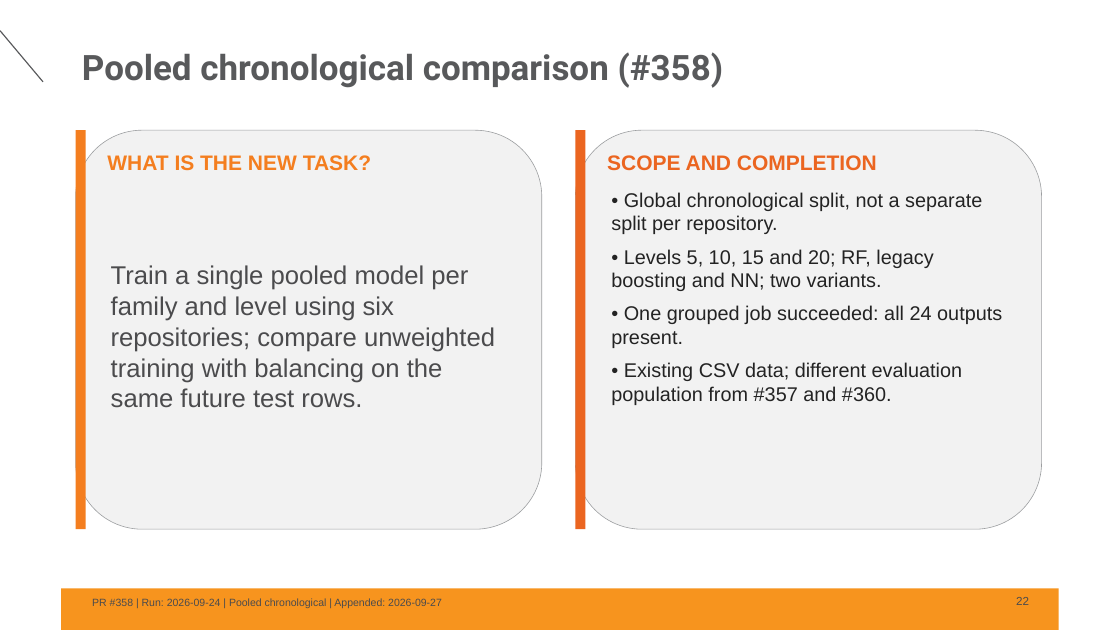
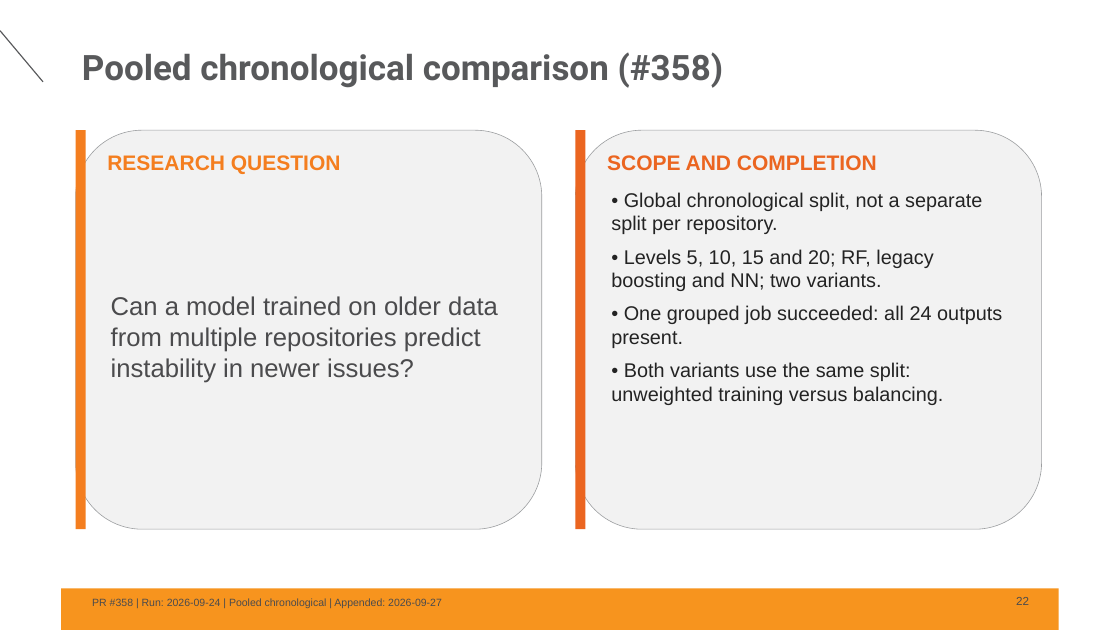
Before and after one commit to yakovelmaleh/Master, a slide deck: slide 22 of Tasks/sprint-data-analysis-summary/results/Master-Sprint-Summary-2026-09-24.pptx. Drawn at 1120x630 pixels with LibreOffice and Linux fonts; fonts in the diff are those of the drawing; background and template pictures are left out. Boxes give left, top, right and bottom in pixels: in the first picture for what was removed or moved away, otherwise in the second. Text is boxed around its words. In the diff, an @@ line names an element or a change of style, - is before the commit and + after.

```diff
--- a/Tasks/sprint-data-analysis-summary/results/Master-Sprint-Summary-2026-09-24.pptx
+++ b/Tasks/sprint-data-analysis-summary/results/Master-Sprint-Summary-2026-09-24.pptx
@@ text at [107, 155, 341, 174]: text changed @@
-WHAT IS THE NEW TASK?
+RESEARCH QUESTION
@@ text at [111, 296, 498, 383]: text changed @@
-Train a single pooled model per family and level using six repositories; compare unweighted training with balancing on the same future test rows.
+Can a model trained on older data from multiple repositories predict instability in newer issues?
@@ text at [611, 362, 943, 405]: text changed @@
-• Existing CSV data; different evaluation population from #357 and #360.
+• Both variants use the same split: unweighted training versus balancing.
```
Also in this commit, not shown: 1 other slide changed, 1 other file.
